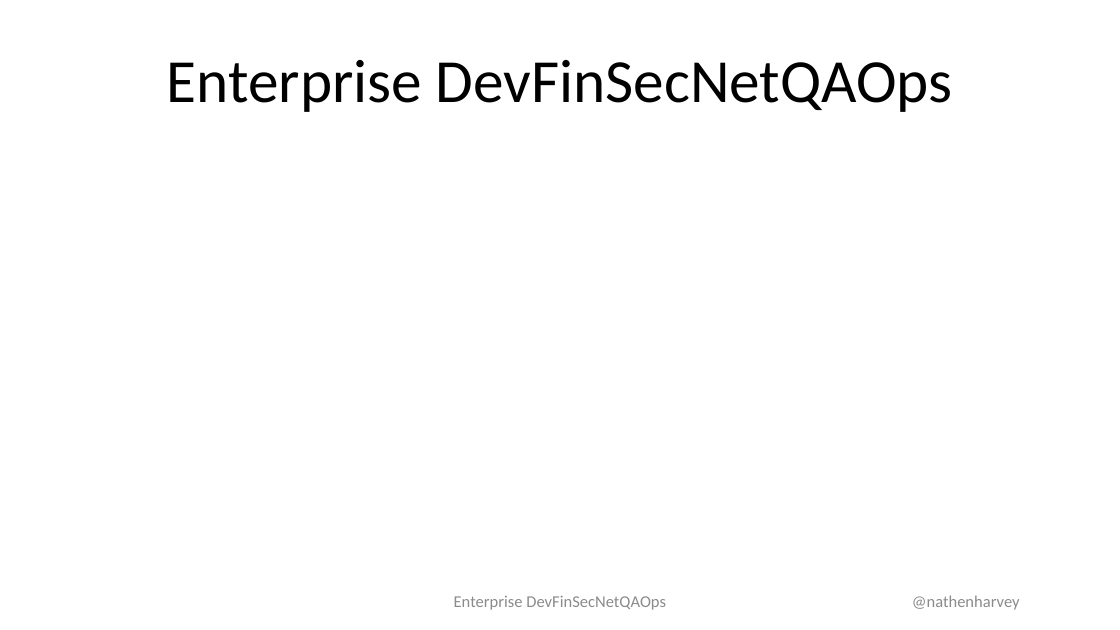
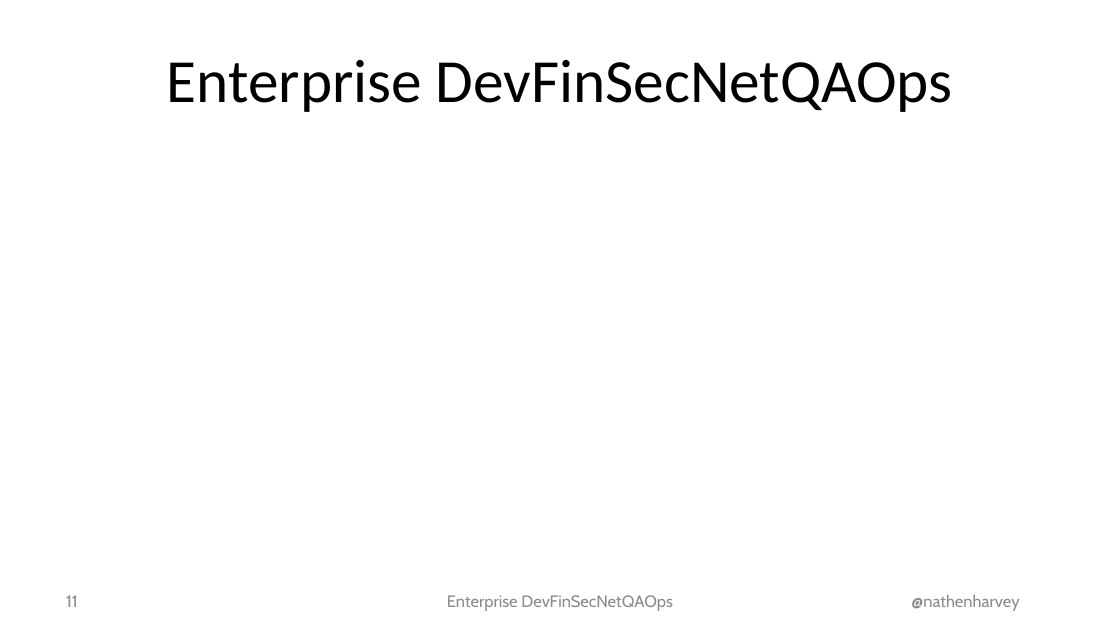
Before and after one commit to nathenharvey/devopsdays-austin-2016-presentations, a slide deck: slide 11 of Rugged Enterprise DevSecNetQAGovOps - Nathen Harvey - Ignite.pptx. Drawn at 1120x630 pixels with LibreOffice and Linux fonts; fonts in the diff are those of the drawing; background and template pictures are left out. Boxes give left, top, right and bottom in pixels: in the first picture for what was removed or moved away, otherwise in the second. Text is boxed around its words. In the diff, an @@ line names an element or a change of style, - is before the commit and + after.

```diff
--- a/Rugged Enterprise DevSecNetQAGovOps - Nathen Harvey - Ignite.pptx
+++ b/Rugged Enterprise DevSecNetQAGovOps - Nathen Harvey - Ignite.pptx
@@ page number added at [66, 595, 78, 607], 17 pt, text #8C8C8C @@
+11
@@ text "Enterprise DevFinSecNetQAOps" at [447, 595, 673, 611]: font Calibri to Cabin @@
@@ text "@nathenharvey" at [911, 594, 1019, 611]: font Calibri to Cabin @@
```
Also in this commit, not shown: 18 other slides changed.
